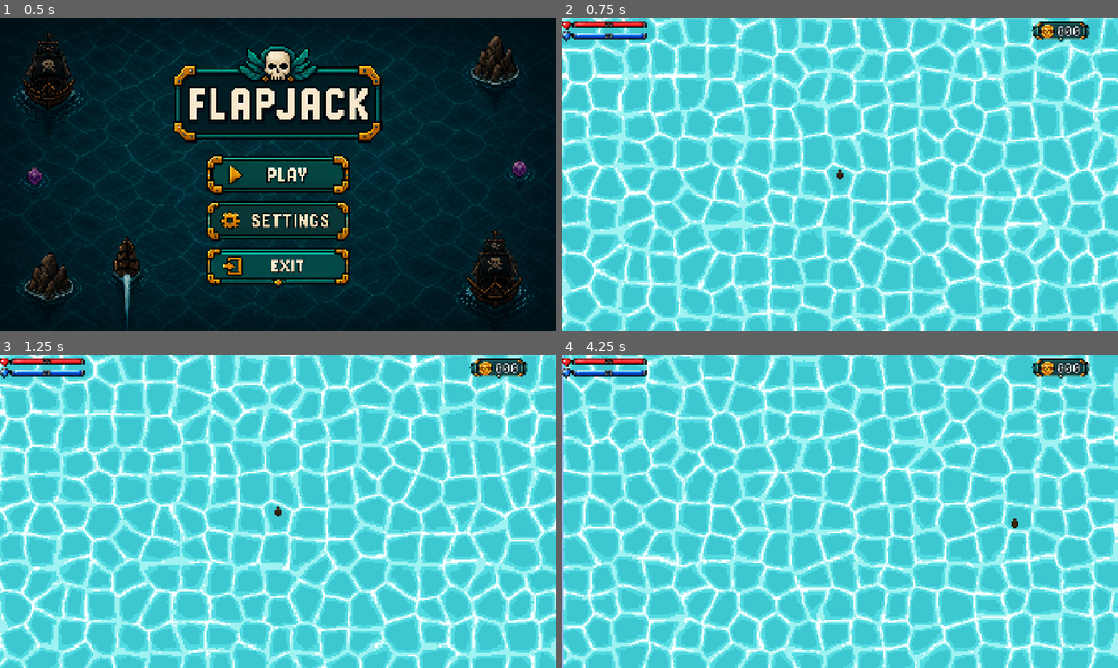
Above: before the commit, frames 1-4 (two rows, left to right).
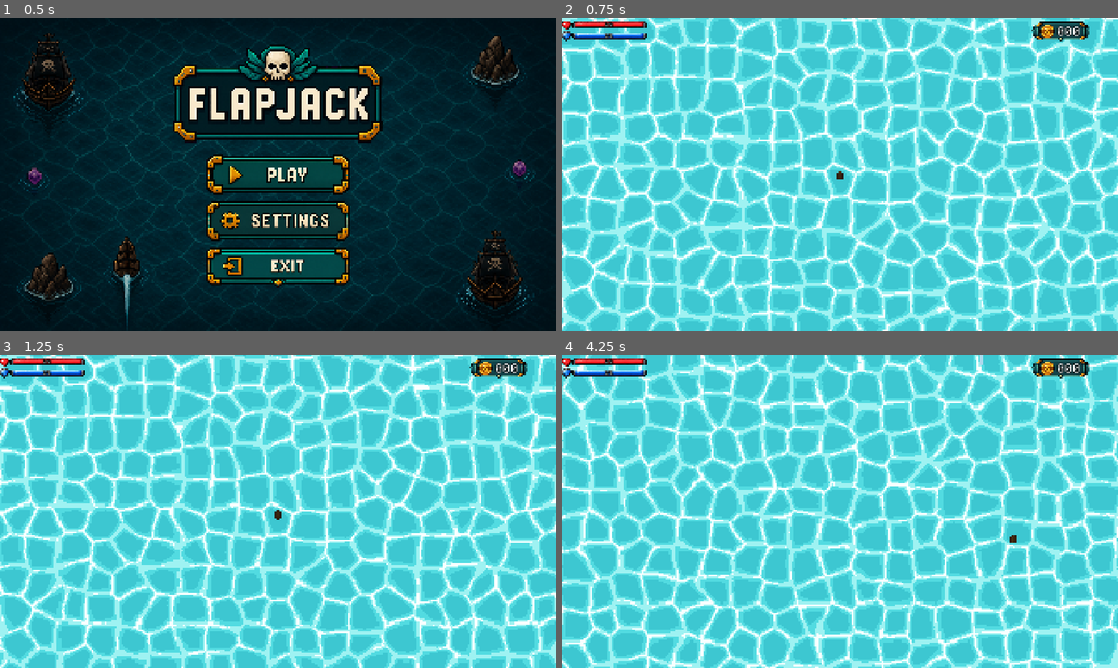
Above: after the commit, the same moments.

Repository: irohgit/flapjack
Game: Godot game, scene res://Levels/main_menu.tscn
Two runs of this game, one before a commit and one after it. Both use one fixed random seed, a clock stepped at 60 frames per second and the inputs below.
Inputs (mouse positions are in pixels of both pictures, inside the frame that each line leads up to):
- Up to frame 1 (0.5 s): no input
- Up to frame 2 (0.75 s): click (840, 174) at 0.5 s
- Up to frame 3 (1.25 s): no input
- Up to frame 4 (4.25 s): hold D (move_right) 1.28-2.03 s; hold Space (shoot) 1.28-2.03 s; hold S (move_backward) 2.03-2.78 s; tap Space (shoot) at 2.1, 3.6 s; hold D (move_right) 2.78-3.53 s; hold Space (shoot) 2.78-3.53 s; hold W (move_forward) from 3.53 s (still down)

Frame 1 is identical in both runs. In frame 2, 8.3% of the frame differs, in the area x 0-100%, y 0-100%; in frame 3, 24%; in frame 4, 40%.

Commit message:
Fixed water, and made it so that water will offset based on the cameras move speed and direction

Diff:
--- /dev/null
+++ b/Actors/Camera/water_background.gd
@@ -0,0 +1,24 @@
+extends ColorRect
+
+
+@export var camera: Camera2D
+
+
+var _shader_material: ShaderMaterial
+
+
+func _ready() -> void:
+	# Keep each background's offset independent if multiple viewports or levels
+	# instantiate this scene at the same time.
+	if material is ShaderMaterial:
+		material = material.duplicate()
+		_shader_material = material as ShaderMaterial
+
+	set_process(camera != null and _shader_material != null)
+
+
+func _process(_delta: float) -> void:
+	_shader_material.set_shader_parameter(
+		&"camera_offset",
+		camera.global_position
+	)
--- a/Actors/Camera/water_background.tscn
+++ b/Actors/Camera/water_background.tscn
@@ -2,6 +2,7 @@
 
 [ext_resource type="Shader" uid="uid://cq85abjo4x30h" path="res://Assets/Shaders/Water/water.gdshader" id="1_o3frl"]
 [ext_resource type="Texture2D" uid="uid://conqv6viso2ly" path="res://Assets/Shaders/Water/water_noise.tres" id="2_pfjoy"]
+[ext_resource type="Script" path="res://Actors/Camera/water_background.gd" id="3_script"]
 
 [sub_resource type="ShaderMaterial" id="ShaderMaterial_63c11"]
 shader = ExtResource("1_o3frl")
@@ -11,6 +12,7 @@
 shader_parameter/rim_color = Color(0.62, 0.95, 0.95, 1)
 shader_parameter/foam_color = Color(0.97, 1, 1, 1)
 shader_parameter/design_size = Vector2(1920, 1080)
+shader_parameter/camera_offset = Vector2(0, 0)
 shader_parameter/water_pixel_size = 6.0
 shader_parameter/animation_speed = 4.0
 shader_parameter/cell_size = 17.0
@@ -29,3 +31,4 @@
 anchor_bottom = 1.0
 grow_horizontal = 2
 grow_vertical = 2
+script = ExtResource("3_script")
--- a/Assets/Shaders/Water/water.gdshader
+++ b/Assets/Shaders/Water/water.gdshader
@@ -11,6 +11,10 @@
 uniform vec4 foam_color : source_color = vec4(0.97, 1.0, 1.0, 1.0);
 
 uniform vec2 design_size = vec2(320.0, 180.0);
+// The fullscreen rectangle stays fixed to the viewport, while this offset
+// makes the generated pattern occupy world space. Sampling at screen position
+// plus camera position makes the pattern move opposite the camera on screen.
+uniform vec2 camera_offset = vec2(0.0);
 uniform float water_pixel_size : hint_range(1.0, 6.0, 1.0) = 2.0;
 uniform float animation_speed : hint_range(1.0, 12.0, 1.0) = 4.0;
 
@@ -88,7 +92,7 @@
 
 void fragment() {
     vec2 screen_pixel = floor(UV * design_size);
-    vec2 water_pixel = floor(screen_pixel / water_pixel_size);
+    vec2 water_pixel = floor((screen_pixel + camera_offset) / water_pixel_size);
     float animation_frame = floor(TIME * animation_speed);
 
     // Slowly translate the full network while its individual cells deform.
--- a/Levels/Stage1/stage_1.tscn
+++ b/Levels/Stage1/stage_1.tscn
@@ -12,24 +12,26 @@
 [node name="Stage1" type="Node2D" unique_id=1126219472]
 
 [node name="ShakeCamera" type="Camera2D" parent="." unique_id=628624149]
-position = Vector2(960, 540)
 script = ExtResource("1_utqb5")
 max_offset = Vector2(0, 0)
 metadata/_custom_type_script = "uid://tsoi3lwff5mf"
 
-[node name="WaterBack" parent="." unique_id=364615905 instance=ExtResource("3_utqb5")]
-offset_right = 1920.0
-offset_bottom = 1080.0
-
 [node name="ScrollDirector" parent="." unique_id=1595117280 node_paths=PackedStringArray("camera") instance=ExtResource("3_o28ls")]
 camera = NodePath("../ShakeCamera")
+end_point = Vector2(0, -1000)
+scroll_speed = 15.0
+
+[node name="CanvasLayer" type="CanvasLayer" parent="." unique_id=1686435467]
+layer = -100
+
+[node name="WaterBack" parent="CanvasLayer" unique_id=364615905 node_paths=PackedStringArray("camera") instance=ExtResource("3_utqb5")]
+camera = NodePath("../../ShakeCamera")
 
 [node name="HUD" parent="." unique_id=228684140 instance=ExtResource("1_s0w88")]
 
-[node name="SettingsPanel" parent="." unique_id=217040426 instance=ExtResource("2_nx2dg")]
-
 [node name="Player" parent="." unique_id=2109576054 node_paths=PackedStringArray("camera") instance=ExtResource("4_nx2dg")]
-position = Vector2(960, 540)
 max_speed = 400.0
 camera = NodePath("../ShakeCamera")
 weapons = Array[ExtResource("7_bsnqn")]([ExtResource("8_thckm")])
+
+[node name="SettingsPanel" parent="." unique_id=217040426 instance=ExtResource("2_nx2dg")]
Not shown, added: Actors/Camera/water_background.gd.uid
